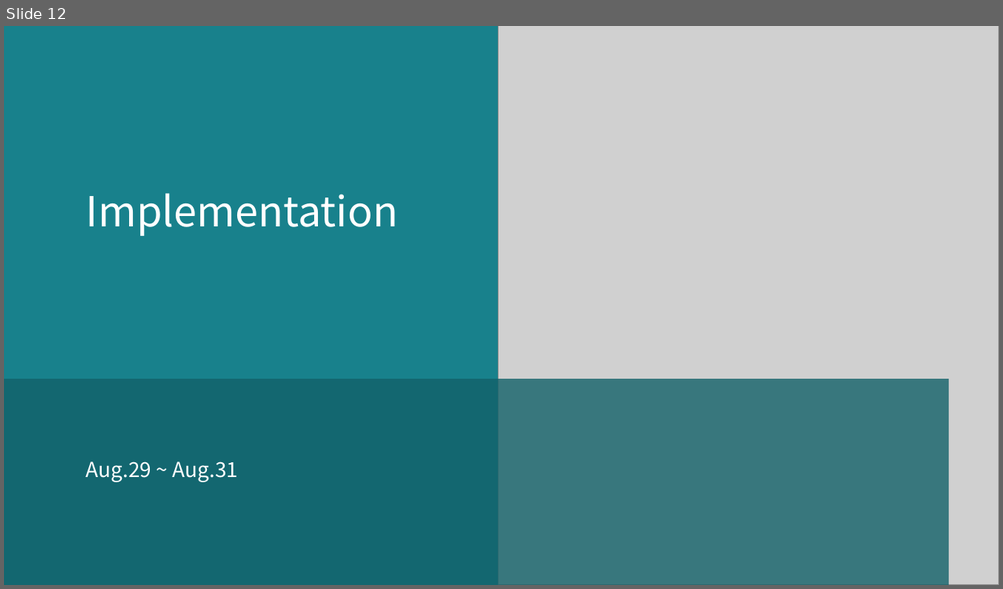
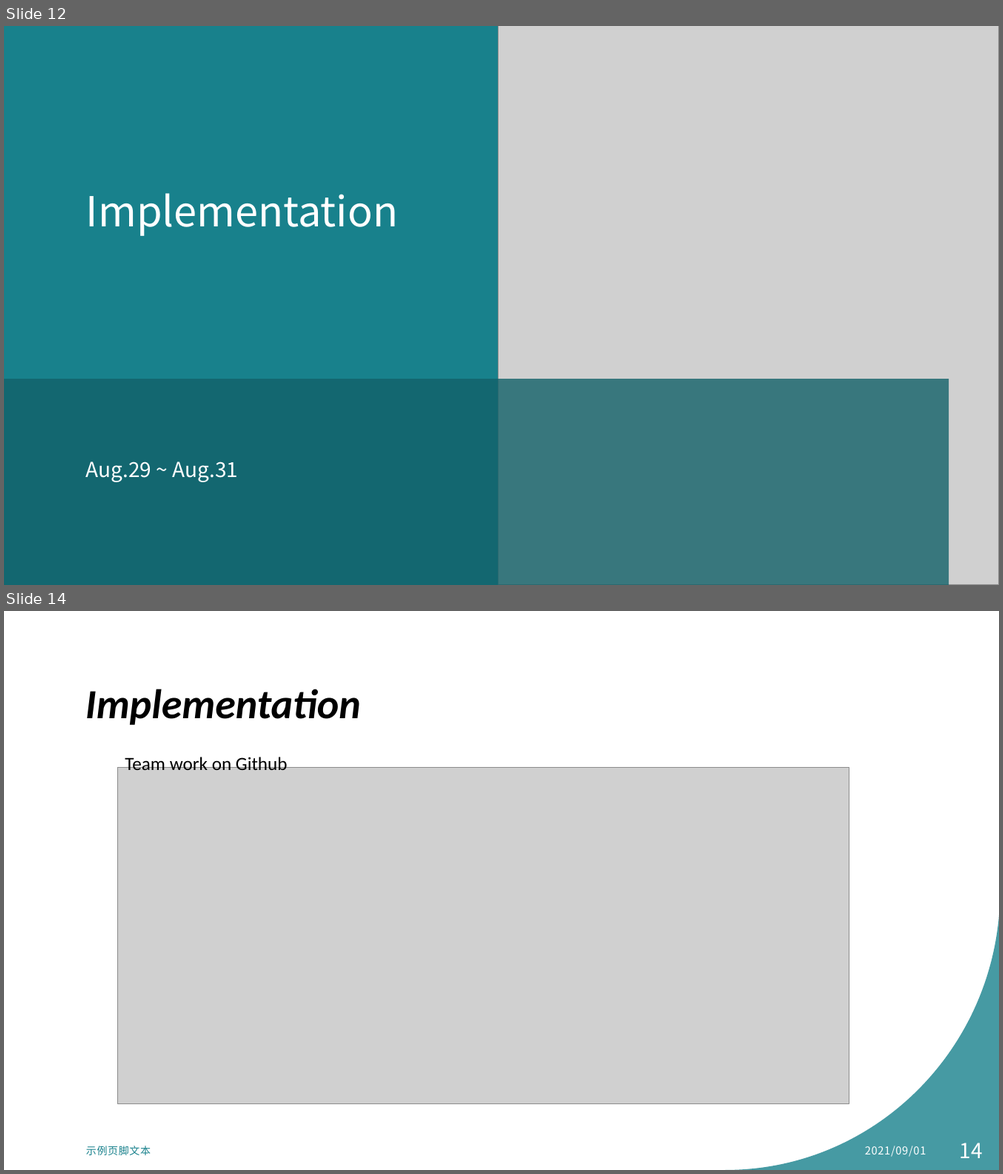
Before and after one commit to MikentGuo/Project_Tour, a slide deck: docs/Website Design for tourist attraction.pptx. Shown one above the other, each under a label of ours: slide 12 before the commit, slides 12 and 14 after it; the slides between them are not shown. The pictures are 1003x589 and 1003x1174 pixels, drawn with LibreOffice and Linux fonts; fonts in the diff are those of the drawing; grey boxes stand for pictures. Boxes give left, top, right and bottom in pixels: in the first picture for what was removed or moved away, otherwise in the second. Text is boxed around its words. In the diff, an @@ line names an element or a change of style, - is before the commit and + after.

```diff
--- a/docs/Website Design for tourist attraction.pptx
+++ b/docs/Website Design for tourist attraction.pptx
@@ slide 14 added at box(4, 611, 999, 1170), background #FFFFFF; not listed: 1 template element that a slide beside it also shows @@
@@ title added at box(85, 689, 361, 725), 40 pt, text #000000, bold, italic @@
+Implementation
@@ text added at box(125, 755, 287, 770), 18 pt, text #000000 @@
+Team work on Github
@@ picture added at box(117, 768, 848, 1104) @@
@@ page number added at box(959, 1143, 982, 1159), 20 pt, text #FFFFFF @@
+14
@@ text added at box(86, 1146, 151, 1156), 10 pt, text #18818C @@
+示例页脚文本
@@ text added at box(865, 1146, 926, 1157), 10.5 pt, text #FFFFFF @@
+2021/09/01
```
Also in this commit, not shown: 1 slide changed.
